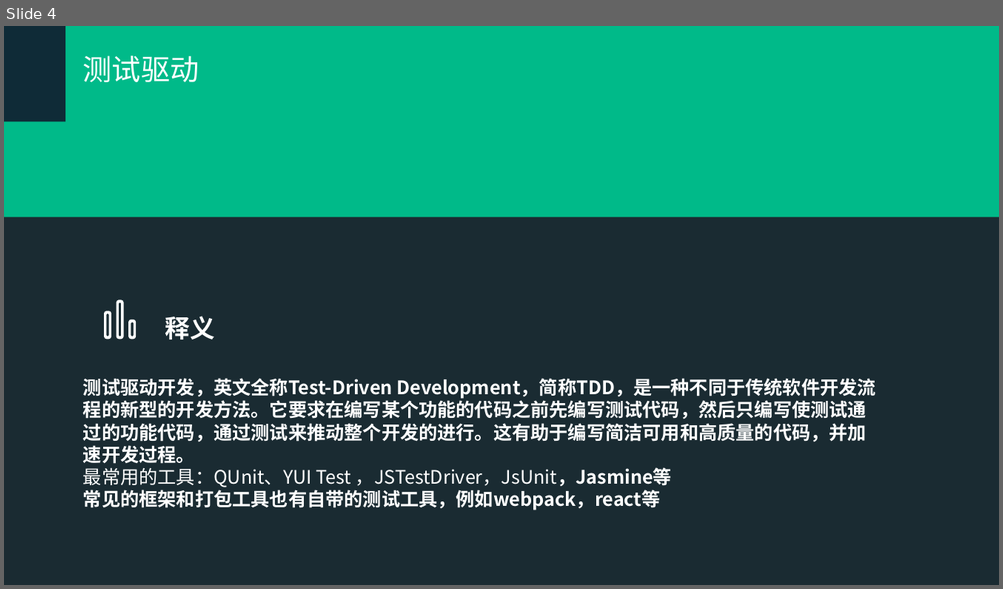
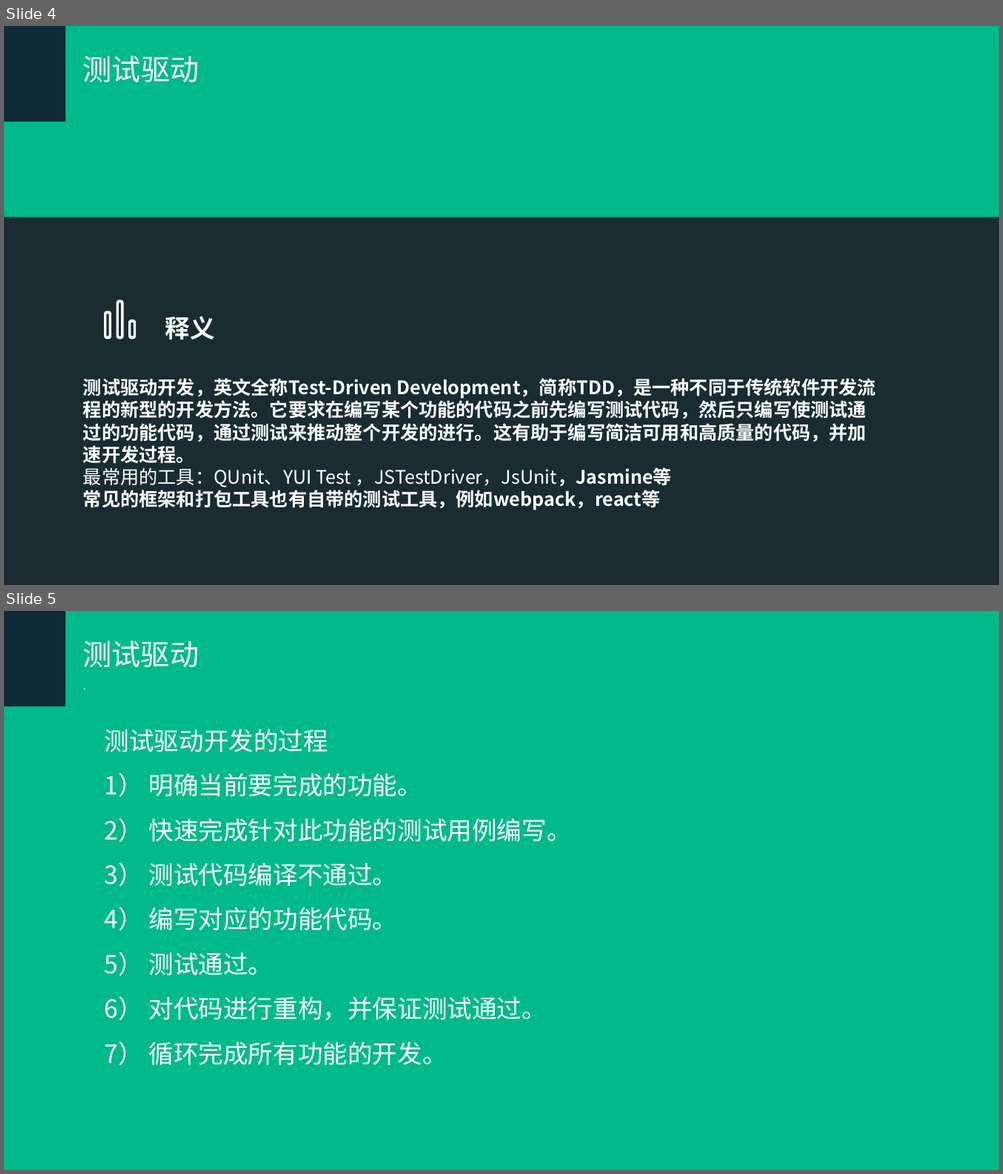
Before and after one commit to hanangjie/play, a slide deck: share/TDT/测试驱动开发.ppt. Shown one above the other, each under a label of ours: slide 4 before the commit, slides 4 and 5 after it. The pictures are 1003x589 and 1003x1174 pixels, drawn with LibreOffice and Linux fonts; fonts in the diff are those of the drawing; background and template pictures are left out; a plain dark background stands for a picture behind light text. Boxes give left, top, right and bottom in pixels: in the first picture for what was removed or moved away, otherwise in the second. Text is boxed around its words. In the diff, an @@ line names an element or a change of style, - is before the commit and + after.

```diff
--- a/share/TDT/测试驱动开发.ppt
+++ b/share/TDT/测试驱动开发.ppt
@@ slide 5 added at (x1=4, y1=611, x2=999, y2=1170), background #00BA89 @@
@@ rectangle added at (x1=4, y1=611, x2=66, y2=706), fill #0F2B37 @@
@@ text added at (x1=83, y1=641, x2=199, y2=667), 28 pt, text #FFFFFF @@
+测试驱动
@@ text added at (x1=76, y1=675, x2=204, y2=695), 10 pt, text #FFFFFF @@
+.
@@ text added at (x1=105, y1=729, x2=571, y2=1065), 24 pt, text #FFFFFF @@
+测试驱动开发的过程
+1） 明确当前要完成的功能。
+2） 快速完成针对此功能的测试用例编写。
+3） 测试代码编译不通过。
+4） 编写对应的功能代码。
+5） 测试通过。
+6） 对代码进行重构，并保证测试通过。
+7） 循环完成所有功能的开发。
```
Also in this commit, not shown: 5 slides changed, 3 other slides added, 1 slide removed, 3 other files.
